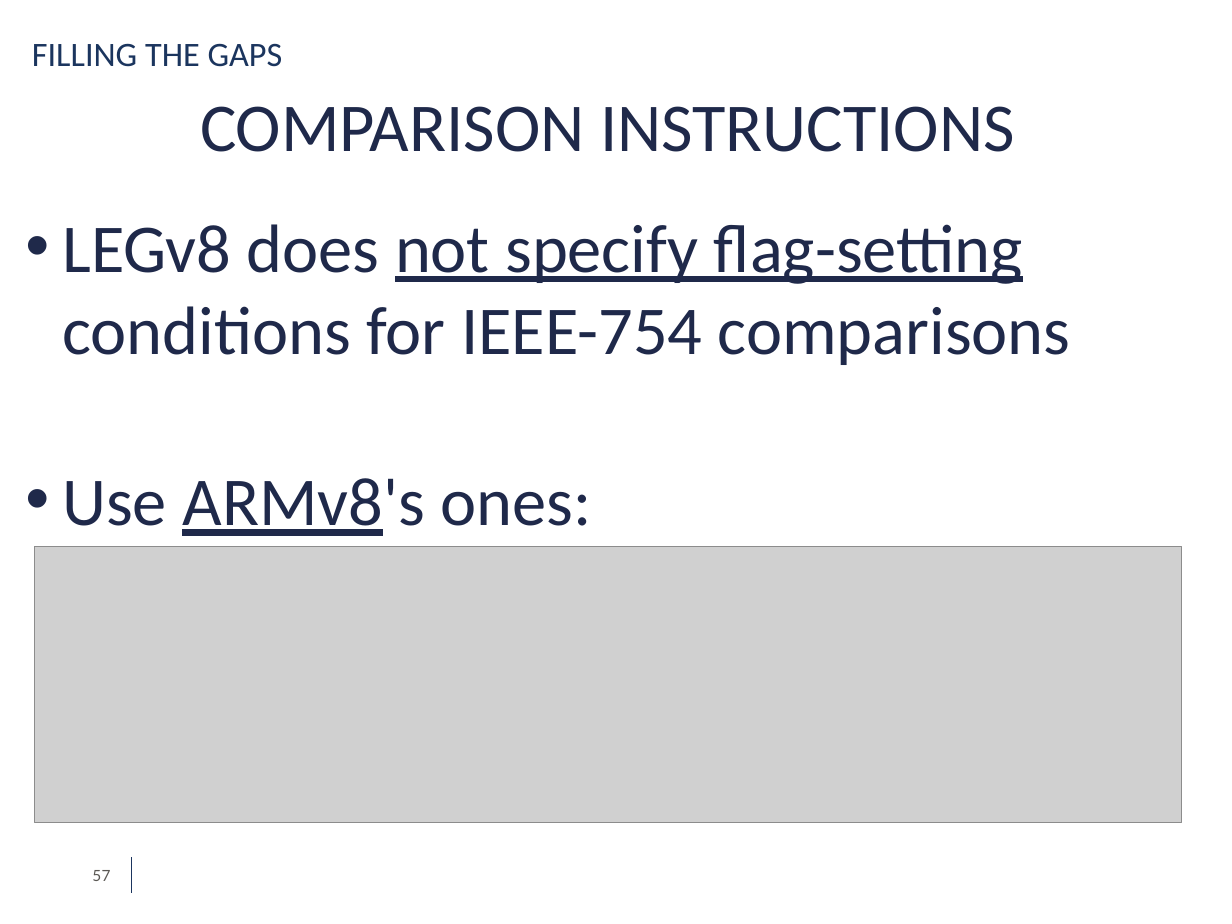
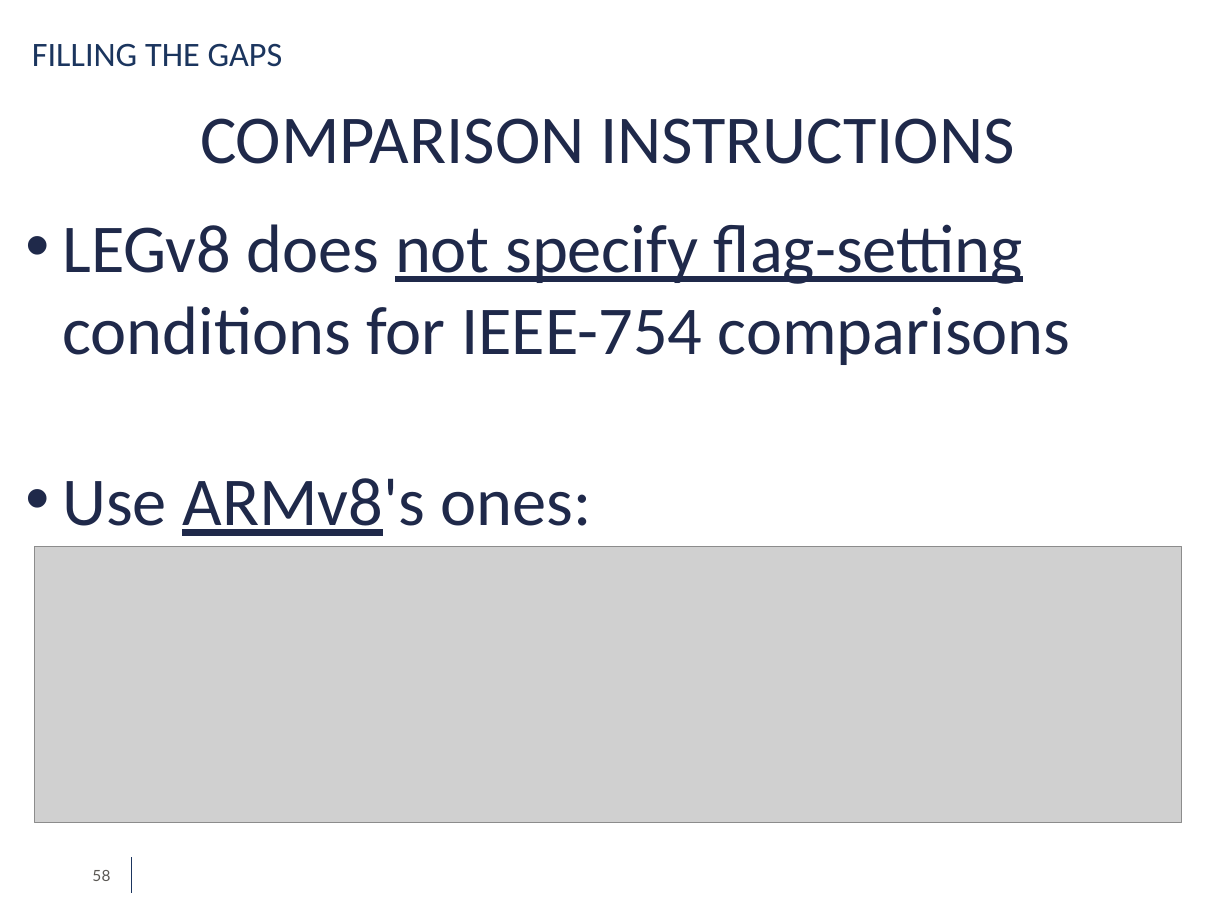
Before and after one commit to simdeistud/bachelors-thesis, a slide deck: slide 58 of SlidesDeiana4_3 -ABRIDGED.pptx (slide 57 before the commit). Drawn at 1232x924 pixels with LibreOffice and Linux fonts; fonts in the diff are those of the drawing; grey boxes stand for pictures; background and template pictures are left out. Boxes give left, top, right and bottom in pixels: in the first picture for what was removed or moved away, otherwise in the second. Text is boxed around its words. In the diff, an @@ line names an element or a change of style, - is before the commit and + after.

```diff
--- a/SlidesDeiana4_3 -ABRIDGED.pptx
+++ b/SlidesDeiana4_3 -ABRIDGED.pptx
@@ text "COMPARISON INSTRUCTIONS": place and size @@
-text "COMPARISON INSTRUCTIONS" at box(200, 106, 1015, 152)
+text "COMPARISON INSTRUCTIONS" at box(200, 118, 1015, 164)
@@ page number at box(92, 870, 110, 881): text changed @@
-57
+58
```
Also in this commit, not shown: 9 other slides changed, 1 slide added, 1 other file.
